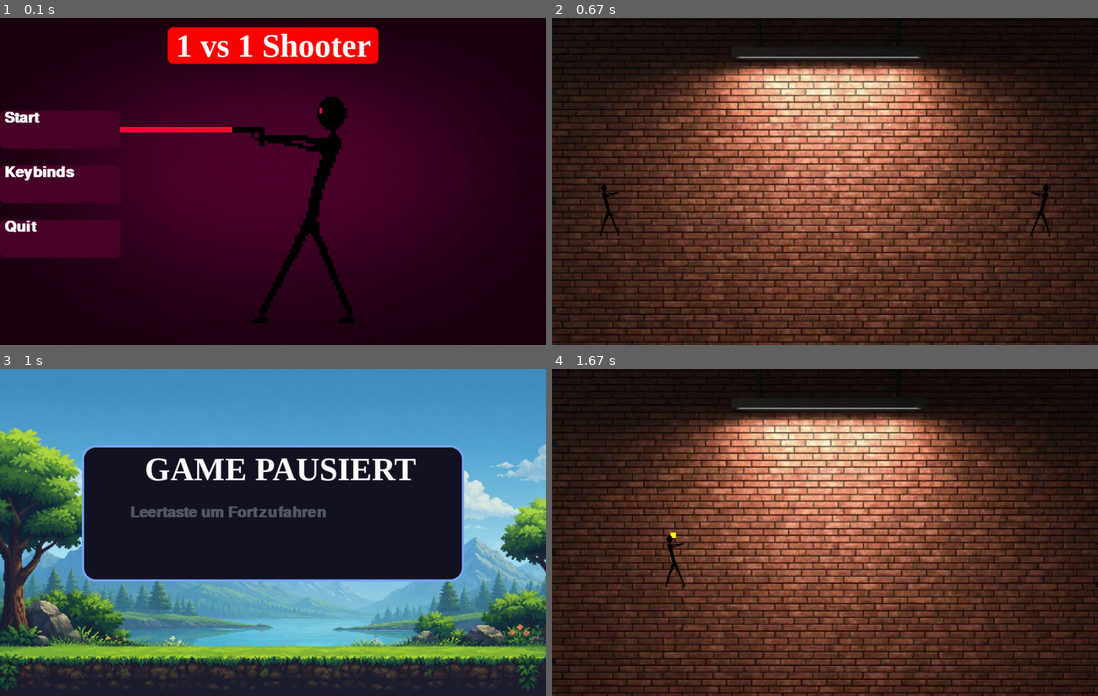
Above: before the commit, frames 1-4 (two rows, left to right).
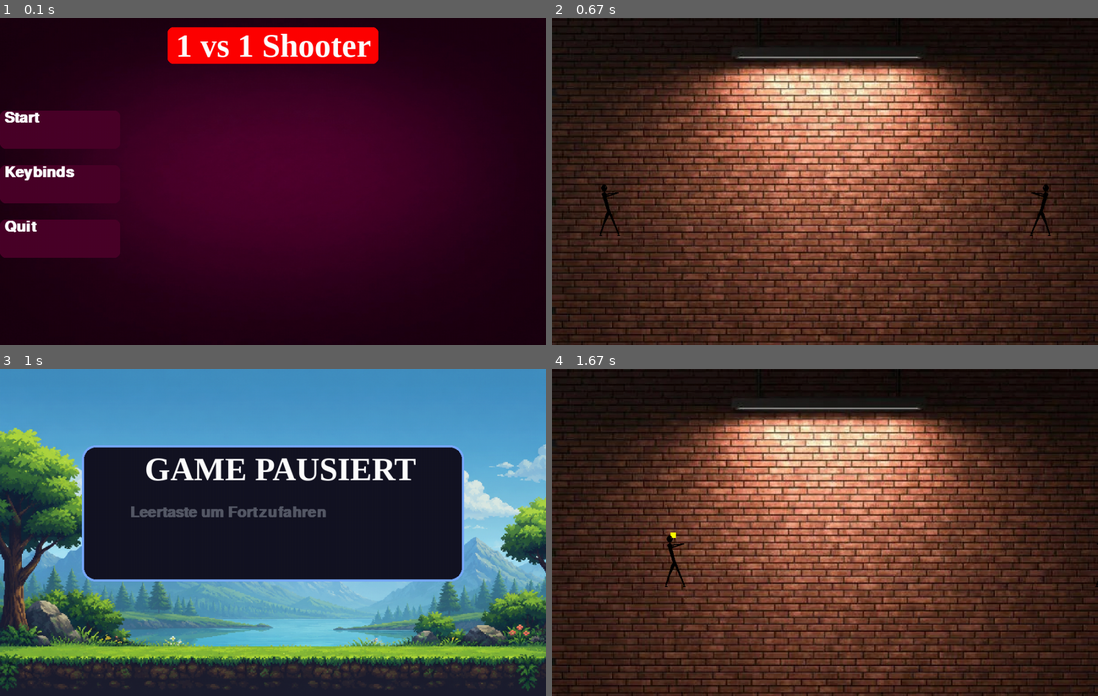
Above: after the commit, the same moments.

Repository: 25-26-1AHIF/pygameproject-1v1_shooter
Game: pygame game, started from main.py
Two runs of this game, one before a commit and one after it. Both use one fixed random seed, a clock stepped at 60 frames per second and the inputs below.
Inputs:
- Up to frame 1 (0.1 s): no input
- Up to frame 2 (0.67 s): click "Start" at 0.38 s
- Up to frame 3 (1 s): tap Space at 0.67 s
- Up to frame 4 (1.67 s): tap Space at 1 s; hold Right from 1.33 s (still down); hold D from 1.33 s (still down); tap E at 1.48 s

The runs differ from the first frame. In frame 1, 2.9% of the frame differs, in the area x 22-65%, y 24-94%; in frame 2, nothing differs; in frame 3, nothing differs; in frame 4, nothing differs.

Commit message:
menü screen mann hover effekt 1

Diff:
--- a/main.py
+++ b/main.py
@@ -49,12 +49,12 @@
                     return gs.SETTINGS
 
         screen.blit(mainscreen_bild, (0, 0))
-        image = pygame.image.load("bilder/personfürstartscreen.png")
-        image = pygame.transform.scale(
-            image,
+        start_figur = pygame.image.load("bilder/personfürstartscreen.png")
+        start_figur = pygame.transform.scale(
+            start_figur,
             (500, 500)
         )
-        screen.blit(image, (175, 60))
+
 
 
 
@@ -67,7 +67,7 @@
 
         if starten_button.collidepoint(mouse_pos):
             starten_farbe = gv.hellblau_farbe
-
+            screen.blit(start_figur, (175, 60))
         if schließen_button.collidepoint(mouse_pos):
             schließen_farbe = gv.hellblau_farbe
 
@@ -260,13 +260,13 @@
 
 
 def sieger_screen(screen: pygame.Surface ,clock: pygame.time.Clock):
-    hintergrundwinner1_bild = pygame.image.load("bilder/mainscreen.jpeg").convert()
+    hintergrundwinner1_bild = pygame.image.load("bilder/winner1.jpeg").convert()
     hintergrundwinner1_bild = pygame.transform.scale(
         hintergrundwinner1_bild,
         (gv.SCREEN_WIDTH, gv.SCREEN_HEIGHT)
     )
 
-    hintergrundwinner2_bild = pygame.image.load("bilder/mainscreen.jpeg").convert()
+    hintergrundwinner2_bild = pygame.image.load("bilder/winner2.jpeg").convert()
     hintergrundwinner2_bild = pygame.transform.scale(
         hintergrundwinner2_bild,
         (gv.SCREEN_WIDTH, gv.SCREEN_HEIGHT)
